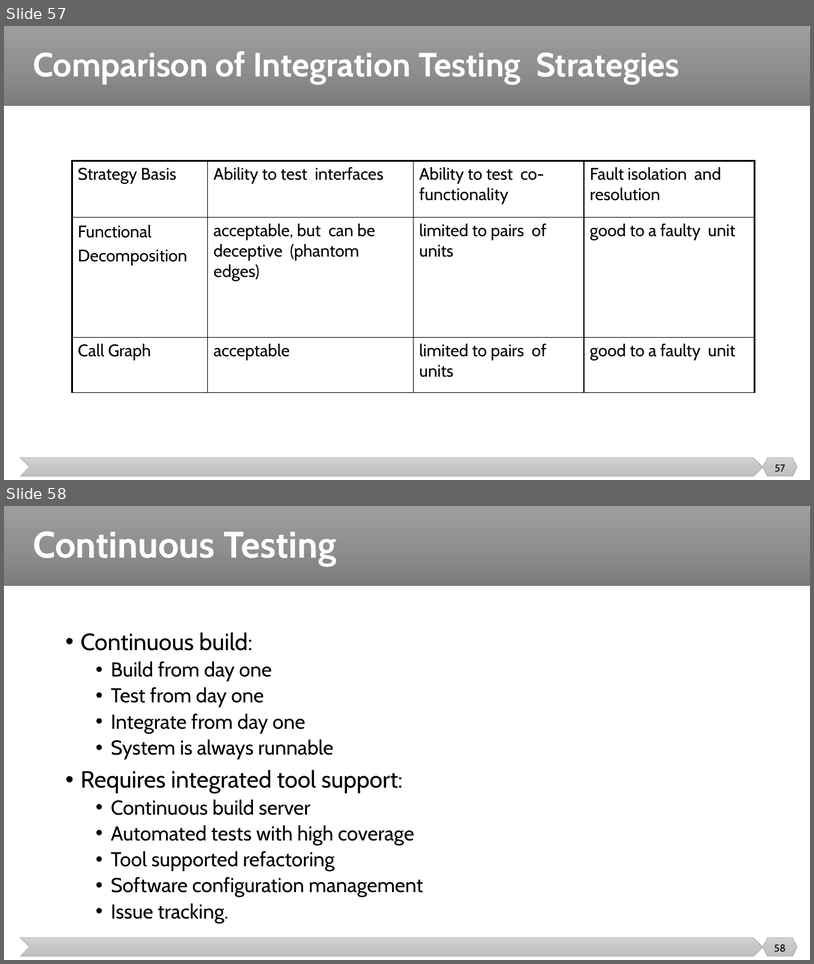
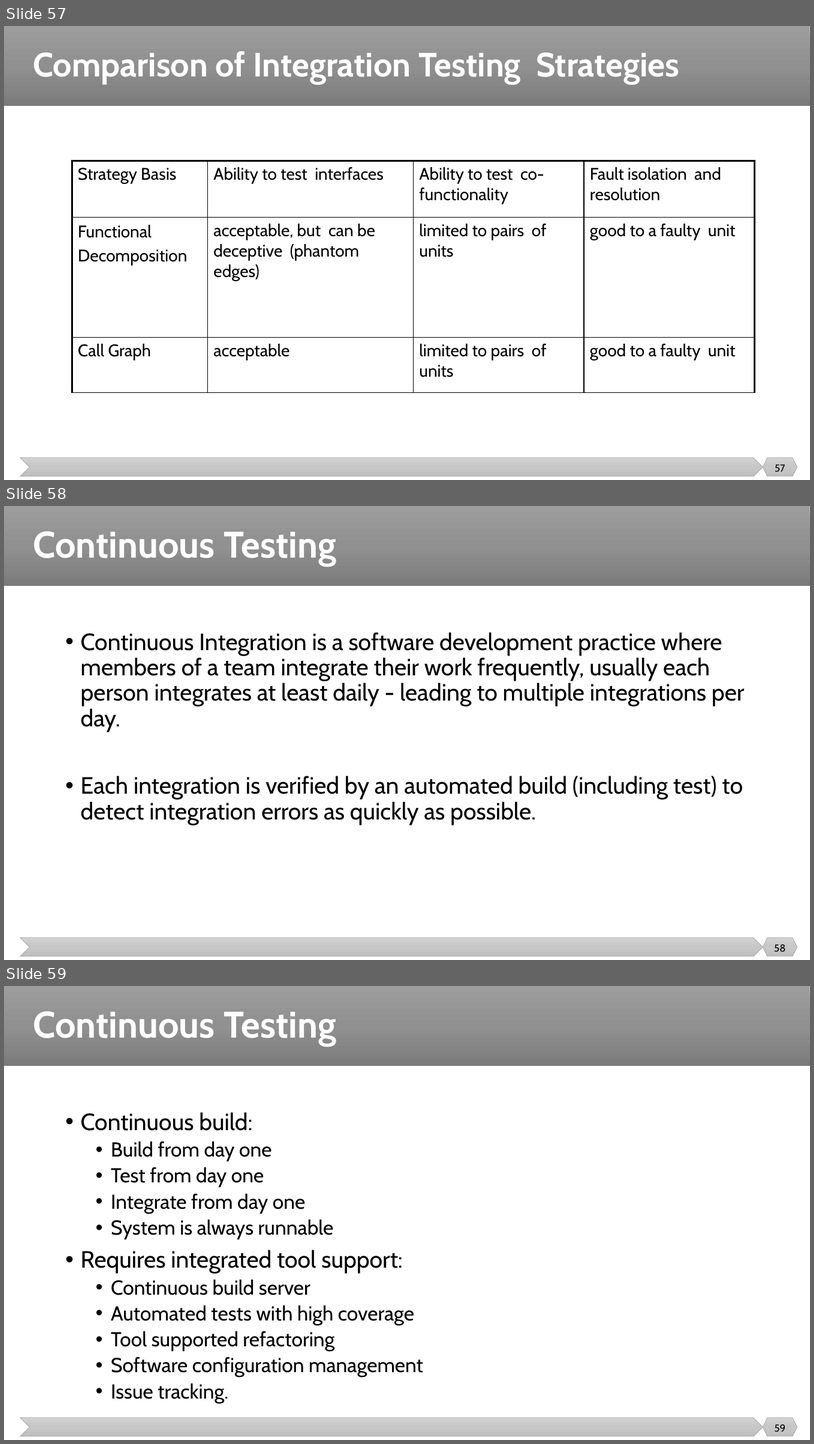
Before and after one commit to malenezi/malenezi, a slide deck: new_SE401/Lectures/8-Integration, System and Regression Testing/Integration Testing.pptx. Shown one above the other, each under a label of ours: slides 57 and 58 before the commit, slides 57, 58 and 59 after it. The pictures are 814x964 and 814x1444 pixels, drawn with LibreOffice and Linux fonts; fonts in the diff are those of the drawing. Boxes give left, top, right and bottom in pixels: in the first picture for what was removed or moved away, otherwise in the second. Text is boxed around its words. In the diff, an @@ line names an element or a change of style, - is before the commit and + after.

```diff
--- a/new_SE401/Lectures/8-Integration, System and Regression Testing/Integration Testing.pptx
+++ b/new_SE401/Lectures/8-Integration, System and Regression Testing/Integration Testing.pptx
@@ slide 58 added at (4,506,810,960), background #FFFFFF; not listed: 3 template elements that a slide beside it also shows @@
@@ title added at (33,531,336,566), 44 pt, text #FFFFFF, bold @@
+Continuous Testing
@@ text added at (81,632,744,825), 28 pt, text #000000 @@
+• Continuous Integration is a software development practice where members of a team integrate their work frequently, usually each person integrates at least daily - leading to multiple integrations per day.
+• Each integration is verified by an automated build (including test) to detect integration errors as quickly as possible.
@@ page number added at (774,944,786,951), 12 pt, text #000000 @@
+58
@@ what was slide 58 is now slide 59 @@
@@ page number at (775,1424,786,1431): text changed @@
-58
+59
```
Also in this commit, not shown: 3 slides changed, 1 other file.
